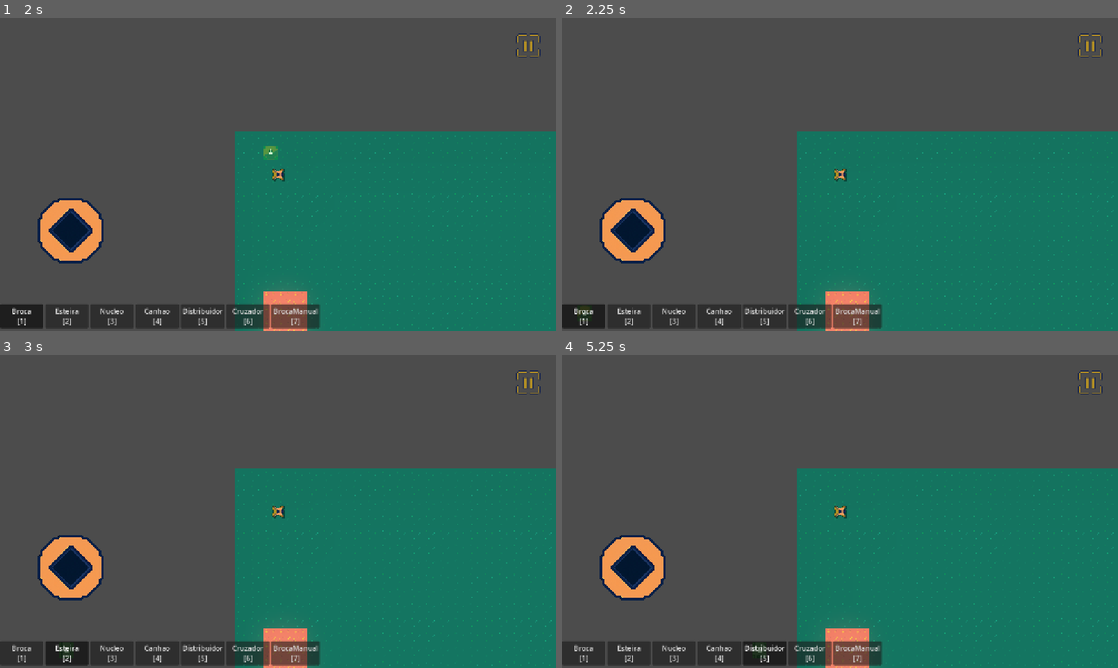
Above: before the commit, frames 1-4 (two rows, left to right).
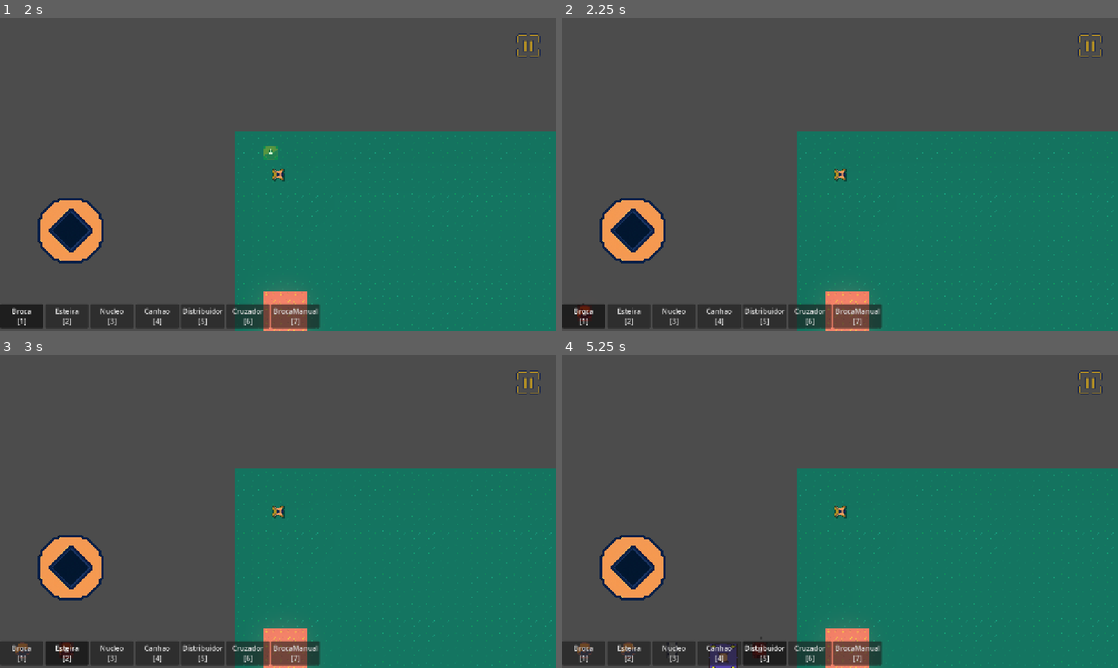
Above: after the commit, the same moments.

Repository: christianfelipesf/Factolyth
Game: Godot game, scene res://scenes/main.tscn
Two runs of this game, one before a commit and one after it. Both use one fixed random seed, a clock stepped at 60 frames per second and the inputs below. Sound files missing from this copy of the repository are replaced by a short silence.
Inputs:
- Up to frame 1 (2 s): click "Novo Jogo" at 0.5 s; click "Normal" at 1.25 s
- Up to frame 2 (2.25 s): click "Broca [1]" at 2 s
- Up to frame 3 (3 s): click "Esteira [2]" at 2.75 s
- Up to frame 4 (5.25 s): click "Nucleo [3]" at 3.5 s; click "Canhao [4]" at 4.25 s; click "Distribuidor [5]" at 5 s

Frame 1 is identical in both runs. In frame 2, less than 0.1% of the frame differs, in the area x 2-6%, y 91-97%; in frame 3, 0.1%; in frame 4, 0.5%, in the area x 2-37%, y 91-100%.

Commit message:
dwad
wadawdwada

Diff:
--- a/project.godot
+++ b/project.godot
@@ -107,6 +107,11 @@
 "events": [Object(InputEventKey,"resource_local_to_scene":false,"resource_name":"","device":-1,"window_id":0,"alt_press …(192 unchanged characters)…
 ]
 }
+craft={
+"deadzone": 0.2,
+"events": [Object(InputEventKey,"resource_local_to_scene":false,"resource_name":"","device":-1,"window_id":0,"alt_pressed":false,"shift_pressed":false,"ctrl_pressed":false,"meta_pressed":false,"pressed":false,"keycode":0,"physical_keycode":81,"key_label":0,"unicode":113,"location":0,"echo":false,"script":null)
+]
+}
 
 [input_devices]
 
--- /dev/null
+++ b/resources/itens/placa_quartzo.tres
@@ -0,0 +1,10 @@
+[gd_resource type="Resource" script_class="ItemData" format=3 uid="uid://dsba4b7y7cyrj"]
+
+[ext_resource type="Script" uid="uid://bsskmgqsp4ba7" path="res://scripts/item_data.gd" id="1_2x6uq"]
+[ext_resource type="Texture2D" uid="uid://ccm8ojmad4juf" path="res://images/itens/placa_de_quartzo.png" id="2_plw1o"]
+
+[resource]
+script = ExtResource("1_2x6uq")
+id = "placa_quartzo"
+nome = "Placa de Quartzo"
+textura = ExtResource("2_plw1o")
--- /dev/null
+++ b/resources/recipes/placa_quartzo.tres
@@ -0,0 +1,13 @@
+[gd_resource type="Resource" script_class="RecipeData" format=3 uid="uid://cq0c0ab7hm0gg"]
+
+[ext_resource type="Script" path="res://scripts/recipe_data.gd" id="1_d5uo2"]
+
+[resource]
+script = ExtResource("1_d5uo2")
+nome = "Placa de Quartzo"
+ingredientes = {
+"quartzo": 30
+}
+resultado = "placa_quartzo"
+resultado_quantidade = 1
+tempo_craft = 3.0
--- /dev/null
+++ b/scenes/crafting_hud.tscn
@@ -0,0 +1,112 @@
+[gd_scene format=3 uid="uid://ch25fqwjhvbyw"]
+
+[ext_resource type="Script" path="res://scripts/crafting_hud.gd" id="1_wyjpv"]
+
+[sub_resource type="StyleBoxEmpty" id="1"]
+
+[node name="CraftingHUD" type="Control" unique_id=129384756]
+script = ExtResource("1_wyjpv")
+visible = false
+layout_mode = 1
+anchors_preset = 15
+anchor_right = 1.0
+anchor_bottom = 1.0
+grow_horizontal = 2
+grow_vertical = 2
+
+[node name="Fundo" type="ColorRect" parent="." unique_id=283940571]
+layout_mode = 1
+anchors_preset = 15
+anchor_right = 1.0
+anchor_bottom = 1.0
+grow_horizontal = 2
+grow_vertical = 2
+color = Color(0, 0, 0, 0.6)
+
+[node name="Painel" type="Panel" parent="." unique_id=394857102]
+layout_mode = 1
+anchors_preset = 8
+anchor_left = 0.5
+anchor_top = 0.5
+anchor_right = 0.5
+anchor_bottom = 0.5
+offset_left = -300.0
+offset_top = -180.0
+offset_right = 300.0
+offset_bottom = 180.0
+
+[node name="VBox" type="VBoxContainer" parent="Painel"]
+layout_mode = 1
+anchors_preset = 15
+anchor_right = 1.0
+anchor_bottom = 1.0
+grow_horizontal = 2
+grow_vertical = 2
+theme_override_constants/separation = 4
+
+[node name="Topo" type="HBoxContainer" parent="Painel/VBox"]
+layout_mode = 2
+
+[node name="Titulo" type="Label" parent="Painel/VBox/Topo"]
+layout_mode = 2
+size_flags_horizontal = 3
+theme_override_colors/font_color = Color(1, 1, 1, 0.9)
+theme_override_font_sizes/font_size = 18
+text = "Crafting"
+
+[node name="Fechar" type="Button" parent="Painel/VBox/Topo"]
+layout_mode = 2
+text = "X"
+
+[node name="Meio" type="HSplitContainer" parent="Painel/VBox"]
+layout_mode = 2
+size_flags_vertical = 3
+
+[node name="Lista" type="ScrollContainer" parent="Painel/VBox/Meio"]
+layout_mode = 2
+custom_minimum_size = Vector2(200, 0)
+
+[node name="VBoxReceitas" type="VBoxContainer" parent="Painel/VBox/Meio/Lista"]
+layout_mode = 2
+
+[node name="Detalhes" type="Panel" parent="Painel/VBox/Meio"]
+layout_mode = 2
+size_flags_horizontal = 3
+theme_override_styles/panel = SubResource(1)
+
+[node name="VBoxDetalhes" type="VBoxContainer" parent="Painel/VBox/Meio/Detalhes"]
+layout_mode = 1
+anchors_preset = 15
+anchor_right = 1.0
+anchor_bottom = 1.0
+grow_horizontal = 2
+grow_vertical = 2
+
+[node name="Icone" type="TextureRect" parent="Painel/VBox/Meio/Detalhes/VBoxDetalhes"]
+layout_mode = 2
+custom_minimum_size = Vector2(64, 64)
+stretch_mode = 4
+
+[node name="Nome" type="Label" parent="Painel/VBox/Meio/Detalhes/VBoxDetalhes"]
+layout_mode = 2
+theme_override_colors/font_color = Color(1, 1, 1, 0.9)
+theme_override_font_sizes/font_size = 16
+horizontal_alignment = 1
+
+[node name="ContainerIngredientes" type="VBoxContainer" parent="Painel/VBox/Meio/Detalhes/VBoxDetalhes"]
+layout_mode = 2
+size_flags_vertical = 3
+
+[node name="Progresso" type="ProgressBar" parent="Painel/VBox/Meio/Detalhes/VBoxDetalhes"]
+layout_mode = 2
+custom_minimum_size = Vector2(0, 20)
+
+[node name="TempoLabel" type="Label" parent="Painel/VBox/Meio/Detalhes/VBoxDetalhes"]
+layout_mode = 2
+theme_override_colors/font_color = Color(1, 1, 1, 0.7)
+theme_override_font_sizes/font_size = 12
+horizontal_alignment = 1
+
+[node name="Botao" type="Button" parent="Painel/VBox/Meio/Detalhes/VBoxDetalhes"]
+layout_mode = 2
+text = "Craft"
--- a/scenes/playerui.tscn
+++ b/scenes/playerui.tscn
@@ -10,6 +10,7 @@
 [ext_resource type="Script" uid="uid://crb28nsennpkp" path="res://scripts/loading_chunks_indicator.gd" id="8_0q5bq"]
 [ext_resource type="Script" uid="uid://bvfd8ivlvxt3" path="res://scripts/botao_pausa.gd" id="9"]
 [ext_resource type="Texture2D" uid="uid://76cuynr2jl6s" path="res://images/ui/pause_press.png" id="10_dljgg"]
+[ext_resource type="PackedScene" uid="uid://ch25fqwjhvbyw" path="res://scenes/crafting_hud.tscn" id="11_g6y3g"]
 
 [node name="CanvasLayer" type="CanvasLayer" unique_id=216092279]
 
@@ -41,14 +42,16 @@
 texture = ExtResource("3_xx5n8")
 
 [node name="BarraConstrucao" parent="UI" unique_id=1848745639 instance=ExtResource("4_y1cqx")]
+layout_mode = 1
+anchors_preset = 12
+anchor_top = 1.0
+anchor_bottom = 1.0
 
 [node name="InventarioHUD" type="Control" parent="UI" unique_id=824166272]
 layout_mode = 1
-anchors_preset = 3
+anchors_preset = 1
 anchor_left = 1.0
-anchor_top = 0.0
 anchor_right = 1.0
-anchor_bottom = 0.0
 offset_left = -200.0
 offset_top = 8.0
 offset_right = -8.0
@@ -76,7 +79,7 @@
 
 [node name="NotificacaoSave" type="Label" parent="UI" unique_id=1342226807]
 layout_mode = 1
-anchors_preset = 4
+anchors_preset = 3
 anchor_left = 1.0
 anchor_top = 1.0
 anchor_right = 1.0
@@ -118,11 +121,9 @@
 
 [node name="BotaoPausa" type="TextureButton" parent="UI" unique_id=1669730007]
 layout_mode = 1
-anchors_preset = 3
+anchors_preset = 1
 anchor_left = 1.0
-anchor_top = 0.0
 anchor_right = 1.0
-anchor_bottom = 0.0
 offset_left = -91.0
 offset_top = 37.0
 offset_right = -59.0
@@ -133,3 +134,5 @@
 texture_normal = ExtResource("3_dljgg")
 texture_hover = ExtResource("10_dljgg")
 script = ExtResource("9")
+
+[node name="CraftingHUD" parent="UI" unique_id=172839456 instance=ExtResource("11_g6y3g")]
--- /dev/null
+++ b/scripts/crafting_hud.gd
@@ -0,0 +1,163 @@
+extends Control
+
+const RECEITAS = [
+	preload("res://resources/recipes/placa_quartzo.tres"),
+]
+
+var _craftando := false
+var _receita_atual: RecipeData = null
+var _tempo_restante := 0.0
+var _jogador: Node = null
+var _botoes_receita: Array = []
+
+@onready var fundo: ColorRect = $Fundo
+@onready var painel: Panel = $Painel
+@onready var vbox_receitas: VBoxContainer = $Painel/VBox/Meio/Lista/VBoxReceitas
+@onready var icone: TextureRect = $Painel/VBox/Meio/Detalhes/VBoxDetalhes/Icone
+@onready var nome_label: Label = $Painel/VBox/Meio/Detalhes/VBoxDetalhes/Nome
+@onready var container_ingredientes: VBoxContainer = $Painel/VBox/Meio/Detalhes/VBoxDetalhes/ContainerIngredientes
+@onready var progresso: ProgressBar = $Painel/VBox/Meio/Detalhes/VBoxDetalhes/Progresso
+@onready var tempo_label: Label = $Painel/VBox/Meio/Detalhes/VBoxDetalhes/TempoLabel
+@onready var botao: Button = $Painel/VBox/Meio/Detalhes/VBoxDetalhes/Botao
+@onready var fechar: Button = $Painel/VBox/Topo/Fechar
+
+func _ready() -> void:
+	hide()
+	progresso.hide()
+	tempo_label.hide()
+	progresso.max_value = 1.0
+	mouse_filter = Control.MOUSE_FILTER_IGNORE
+	_jogador = get_node("/root/Mundo/Jogador")
+	if _jogador == null:
+		printerr("CraftingHUD: jogador não encontrado")
+		return
+
+	fundo.gui_input.connect(_on_fundo_clique)
+	fechar.pressed.connect(_fechar)
+	botao.pressed.connect(_iniciar_craft)
+	_jogador.inventario_atualizado.connect(_ao_atualizar_inventario)
+	_construir_lista()
+
+func _construir_lista() -> void:
+	for i in RECEITAS.size():
+		var receita = RECEITAS[i]
+		var btn = Button.new()
+		btn.text = receita.nome
+		btn.custom_minimum_size = Vector2(0, 28)
+		btn.size_flags_horizontal = 3
+		var idx = i
+		btn.pressed.connect(func(): _selecionar_receita(idx))
+		vbox_receitas.add_child(btn)
+		_botoes_receita.append(btn)
+
+	if not RECEITAS.is_empty():
+		_selecionar_receita(0)
+
+func _ao_atualizar_inventario(_inv: Dictionary) -> void:
+	if visible:
+		_atualizar_detalhes()
+
+func _selecionar_receita(idx: int) -> void:
+	_receita_atual = RECEITAS[idx]
+	_atualizar_detalhes()
+
+func _atualizar_detalhes() -> void:
+	if _receita_atual == null:
+		return
+
+	var dados = ItemDB.get_item(_receita_atual.resultado)
+	if dados and dados.textura:
+		icone.texture = dados.textura
+	nome_label.text = str(_receita_atual.resultado_quantidade) + "x " + _receita_atual.nome
+
+	for child in container_ingredientes.get_children():
+		child.queue_free()
+
+	for ing in _receita_atual.ingredientes:
+		var quant = _receita_atual.ingredientes[ing]
+		var dados_ing = ItemDB.get_item(ing)
+		var nome_ing = dados_ing.nome if dados_ing else ing
+		var tem = _jogador.inventario.get(ing, 0)
+
+		var linha = HBoxContainer.new()
+		linha.size_flags_horizontal = 3
+
+		var icone_ing = TextureRect.new()
+		icone_ing.custom_minimum_size = Vector2(24, 24)
+		icone_ing.stretch_mode = TextureRect.STRETCH_KEEP_ASPECT_CENTERED
+		if dados_ing and dados_ing.textura:
+			icone_ing.texture = dados_ing.textura
+		linha.add_child(icone_ing)
+
+		var label = Label.new()
+		label.text = nome_ing + ": " + str(tem) + "/" + str(quant)
+		label.add_theme_color_override("font_color", Color(0.27, 1.0, 0.27) if tem >= quant else Color(1.0, 0.27, 0.27))
+		label.add_theme_font_size_override("font_size", 13)
+		linha.add_child(label)
+
+		container_ingredientes.add_child(linha)
+
+	botao.disabled = not _pode_craftar()
+	progresso.hide()
+
+func _process(delta: float) -> void:
+	if _craftando:
+		_tempo_restante -= delta
+		var prog = 1.0 - (_tempo_restante / _receita_atual.tempo_craft)
+		progresso.value = prog
+		tempo_label.text = str(snapped(_tempo_restante, 0.1)) + "s"
+		if _tempo_restante <= 0:
+			_finalizar_craft()
+
+func toggle() -> void:
+	if _craftando:
+		return
+	if visible:
+		_fechar()
+	else:
+		_abrir()
+
+func _abrir() -> void:
+	show()
+	mouse_filter = Control.MOUSE_FILTER_STOP
+	_atualizar_detalhes()
+
+func _fechar() -> void:
+	if _craftando:
+		return
+	hide()
+	mouse_filter = Control.MOUSE_FILTER_IGNORE
+
+func _on_fundo_clique(event: InputEvent) -> void:
+	if event is InputEventMouseButton and event.pressed and event.button_index == MOUSE_BUTTON_LEFT:
+		_fechar()
+
+func _pode_craftar() -> bool:
+	if _receita_atual == null:
+		return false
+	for ing in _receita_atual.ingredientes:
+		if _jogador.inventario.get(ing, 0) < _receita_atual.ingredientes[ing]:
+			return false
+	return true
+
+func _iniciar_craft() -> void:
+	if not _pode_craftar():
+		return
+	for ing in _receita_atual.ingredientes:
+		_jogador.inventario[ing] -= _receita_atual.ingredientes[ing]
+	_jogador.inventario_atualizado.emit(_jogador.inventario)
+	_craftando = true
+	_tempo_restante = _receita_atual.tempo_craft
+	progresso.show()
+	tempo_label.show()
+	progresso.value = 0.0
+	tempo_label.text = str(_receita_atual.tempo_craft) + "s"
+	botao.hide()
+
+func _finalizar_craft() -> void:
+	_craftando = false
+	_jogador.adicionar_item(_receita_atual.resultado, _receita_atual.resultado_quantidade)
+	progresso.hide()
+	tempo_label.hide()
+	botao.show()
+	_atualizar_detalhes()
--- a/scripts/cursor.gd
+++ b/scripts/cursor.gd
@@ -217,6 +217,11 @@
 	if _barra_ui_root != null and _barra_ui_root.get_global_rect().has_point(mouse_pos):
 		return true
 
+	# 4. Crafting HUD (quando aberto)
+	var hud = get_node_or_null("/root/Mundo/Playerui/UI/CraftingHUD")
+	if hud != null and hud.visible:
+		return true
+
 	return false
 
 func _unhandled_input(event: InputEvent) -> void:
--- a/scripts/item_db.gd
+++ b/scripts/item_db.gd
@@ -4,6 +4,7 @@
 
 func _ready() -> void:
 	_registrar(preload("res://resources/itens/quartzo.tres"))
+	_registrar(preload("res://resources/itens/placa_quartzo.tres"))
 
 func _registrar(data: ItemData) -> void:
 	if data != null:
--- a/scripts/jogador.gd
+++ b/scripts/jogador.gd
@@ -135,6 +135,18 @@
 		elif event.button_index == MOUSE_BUTTON_WHEEL_DOWN and event.pressed:
 			target_zoom_value -= ZOOM_STEP
 		target_zoom_value = clamp(target_zoom_value, MIN_ZOOM, MAX_ZOOM)
+
+	# [🛠 CRAFTING COM TAB / ESC]
+	var hud = get_node_or_null("/root/Mundo/Playerui/UI/CraftingHUD")
+	if event.is_action_pressed("craft"):
+		if hud:
+			hud.toggle()
+			get_viewport().set_input_as_handled()
+			return
+	if hud != null and hud.visible and event.is_action_pressed("ui_cancel"):
+		hud.toggle()
+		get_viewport().set_input_as_handled()
+		return
 
 	# [🌟 CICLO DE ITENS COM E / TECLAS 1-4]
 	if event.is_action_pressed("interact"):
@@ -235,6 +247,8 @@
 	if dados.has("item_atual"):
 		selecionar_item_por_indice(dados.item_atual)
 	if dados.has("inventario"):
-		inventario = dados.inventario.duplicate()
+		inventario = {}
+		for key in dados.inventario:
+			inventario[key] = int(dados.inventario[key])
 		inventario_atualizado.emit(inventario)
 	camera.position_smoothing_enabled = true
--- /dev/null
+++ b/scripts/recipe_data.gd
@@ -0,0 +1,8 @@
+class_name RecipeData
+extends Resource
+
+@export var nome: String = ""
+@export var ingredientes: Dictionary = {}
+@export var resultado: String = ""
+@export var resultado_quantidade: int = 1
+@export var tempo_craft: float = 3.0
Binary file added: images/itens/placa_de_quartzo.png
Not shown, added: images/itens/placa_de_quartzo.png.import
Not shown, added: scripts/crafting_hud.gd.uid
Not shown, added: scripts/recipe_data.gd.uid
